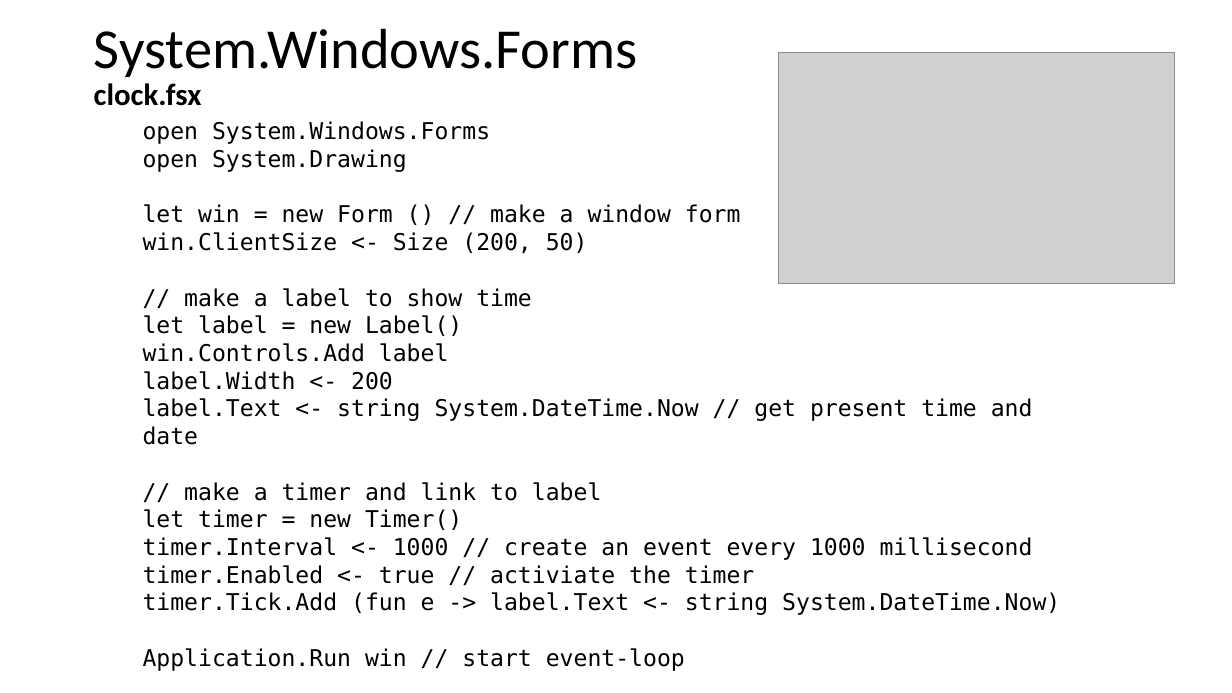
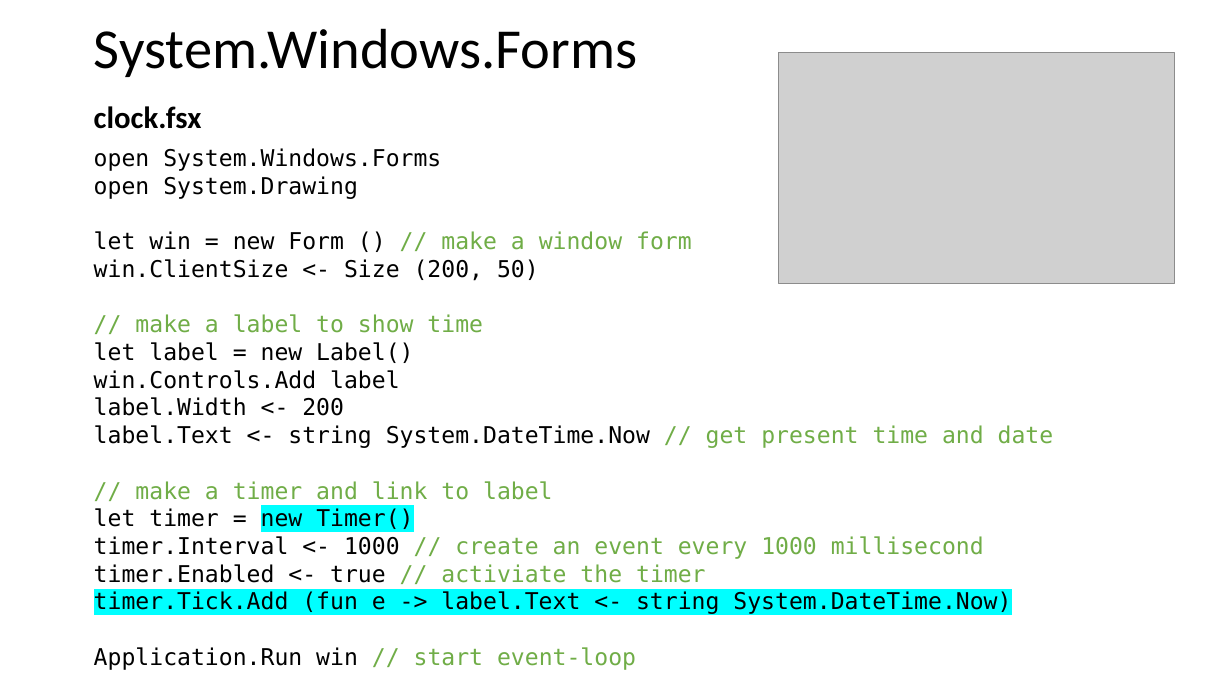
Before and after one commit to fisterloegsovs/pop22, a slide deck: slide 5 of lectures/17.1/17.1.pptx (slide 4 before the commit). Drawn at 1232x693 pixels with LibreOffice and Linux fonts; fonts in the diff are those of the drawing; grey boxes stand for pictures. Boxes give left, top, right and bottom in pixels: in the first picture for what was removed or moved away, otherwise in the second. Text is boxed around its words. In the diff, an @@ line names an element or a change of style, - is before the commit and + after.

```diff
--- a/lectures/17.1/17.1.pptx
+++ b/lectures/17.1/17.1.pptx
@@ text "clock.fsx": place and size @@
-text "clock.fsx" at bbox=[94, 83, 202, 106]
+text "clock.fsx" at bbox=[94, 106, 202, 129]
@@ text "open System.Windows.Forms": place and size @@
-text "open System.Windows.Forms" at bbox=[143, 121, 1060, 671]
+text "open System.Windows.Forms" at bbox=[94, 148, 1054, 670]
@@ text at bbox=[94, 231, 1054, 670]: text colour #000000 to #70AD47 in "// make a window form", "// make a label to show time", "// get present time and date", "// make a timer and link to ..." and 3 more places; highlight none to #00FFFF in "new Timer()", "timer.Tick.Add (fun e -> label.Text <- string ..." @@
```
Also in this commit, not shown: 2 other slides changed, 11 slides added, 13 slides removed, 11 other files.
